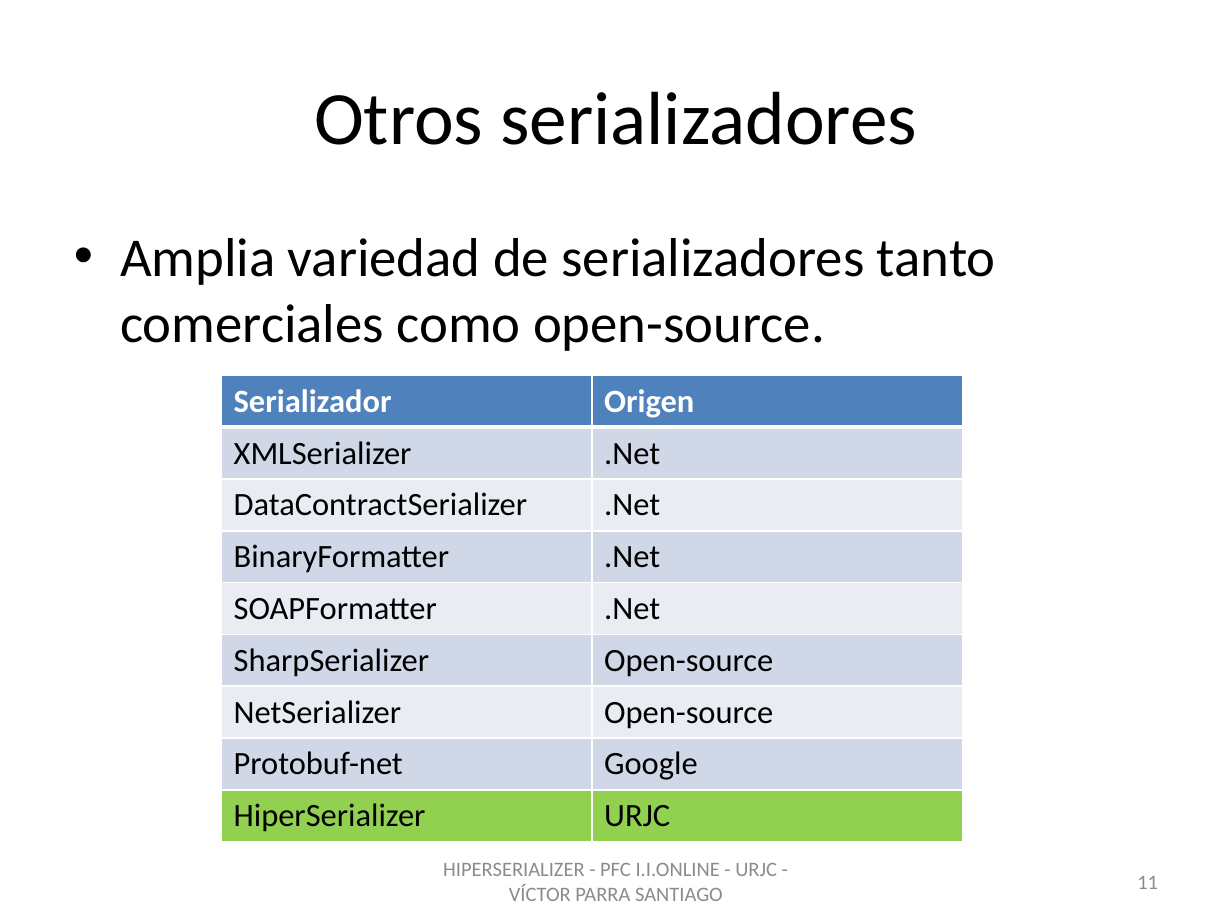
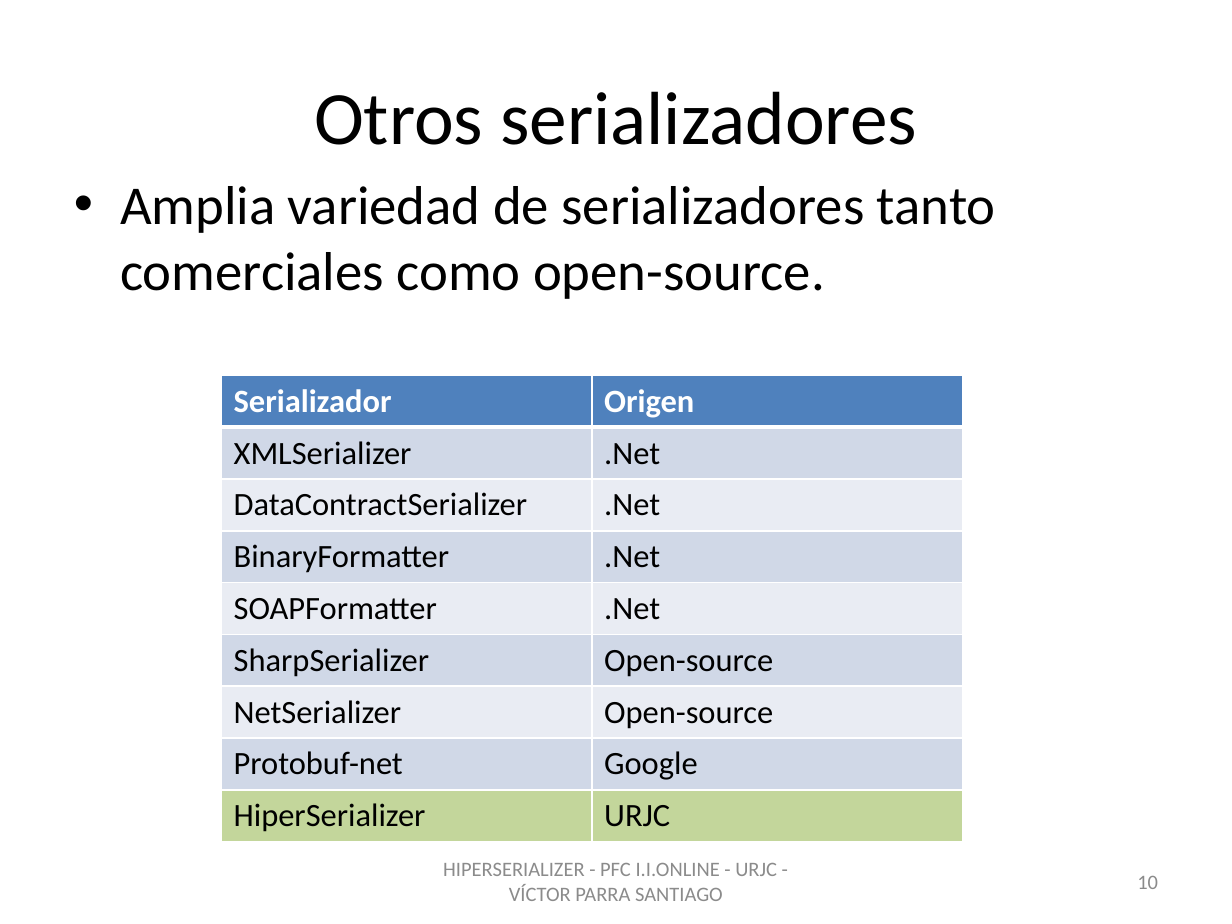
Before and after one commit to vitiparra/ProyectoFinDeCarrera, a slide deck: slide 10 of Memoria/HiperSerializer.pptx (slide 11 before the commit). Drawn at 1232x924 pixels with LibreOffice and Linux fonts; fonts in the diff are those of the drawing; background and template pictures are left out. Boxes give left, top, right and bottom in pixels: in the first picture for what was removed or moved away, otherwise in the second. Text is boxed around its words. In the diff, an @@ line names an element or a change of style, - is before the commit and + after.

```diff
--- a/Memoria/HiperSerializer.pptx
+++ b/Memoria/HiperSerializer.pptx
@@ text "Amplia variedad de serializadores tanto ...": place and size @@
-text "Amplia variedad de serializadores tanto ..." at box(120, 238, 996, 351)
+text "Amplia variedad de serializadores tanto ..." at box(120, 186, 996, 299)
@@ table at box(222, 376, 963, 838) @@
@@ fill #92D050 to #C3D69B in row 9 @@
@@ page number at box(1137, 876, 1158, 889): text changed @@
-11
+10
```
Also in this commit, not shown: 5 other slides changed, 1 other file.
